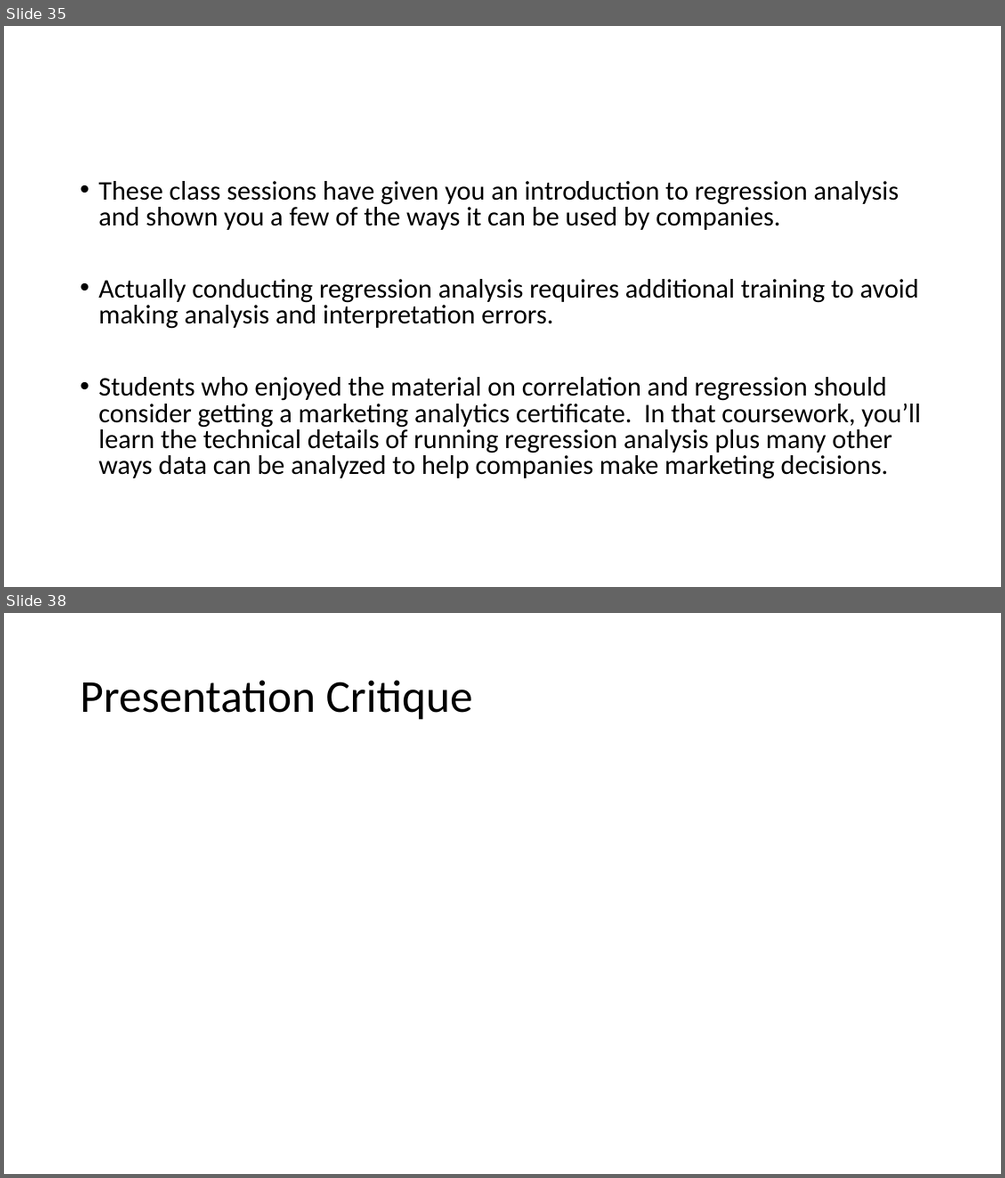
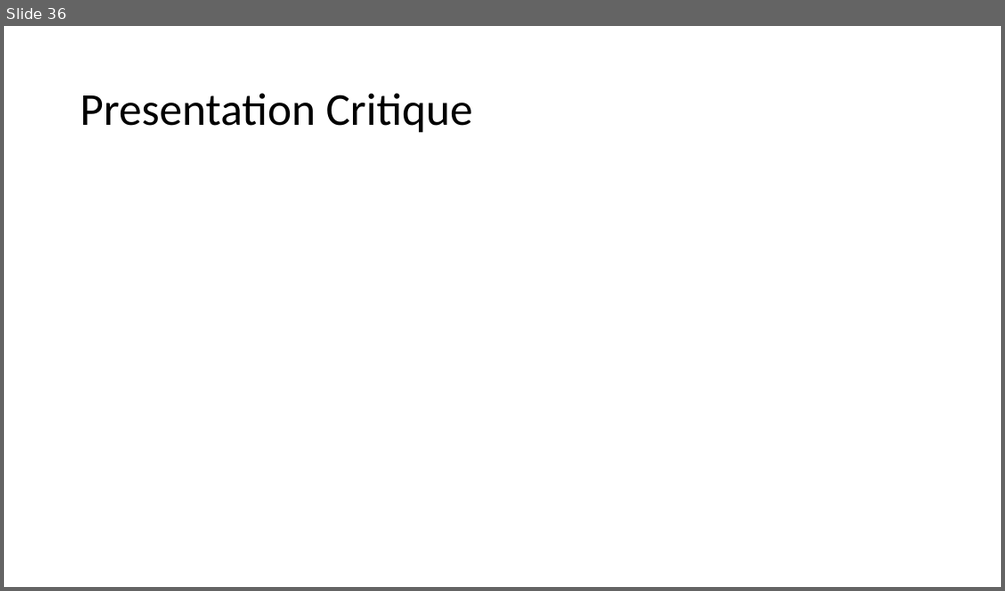
Before and after one commit to mikenguyen13/mar4050, a slide deck: lectures/12/2_Analysis and Interpretation Multiple Variables Simultaneously.pptx. Shown one above the other, each under a label of ours: slides 35 and 38 before the commit, slide 36 after it; the slides between them are not shown. The pictures are 1005x1178 and 1005x591 pixels, drawn with LibreOffice and Linux fonts; fonts in the diff are those of the drawing. Boxes give left, top, right and bottom in pixels: in the first picture for what was removed or moved away, otherwise in the second. Text is boxed around its words. In the diff, an @@ line names an element or a change of style, - is before the commit and + after.

```diff
--- a/lectures/12/2_Analysis and Interpretation Multiple Variables Simultaneously.pptx
+++ b/lectures/12/2_Analysis and Interpretation Multiple Variables Simultaneously.pptx
@@ slide 35 removed at <box>4,26,1001,587</box>, background #FFFFFF @@
@@ text removed at <box>98,181,921,479</box> @@
-• These class sessions have given you an introduction to regression analysis and shown you a few of the ways it can be used by companies.
-• Actually conducting regression analysis requires additional training to avoid making analysis and interpretation errors.
-• Students who enjoyed the material on correlation and regression should consider getting a marketing analytics certificate. In that coursework, you’ll learn the technical details of running regression analysis plus many other ways data can be analyzed to help companies make marketing decisions.
@@ what was slide 38 is now slide 36 @@
```
Also in this commit, not shown: 3 slides changed, 4 slides added, 5 other slides removed, 5 other files.
